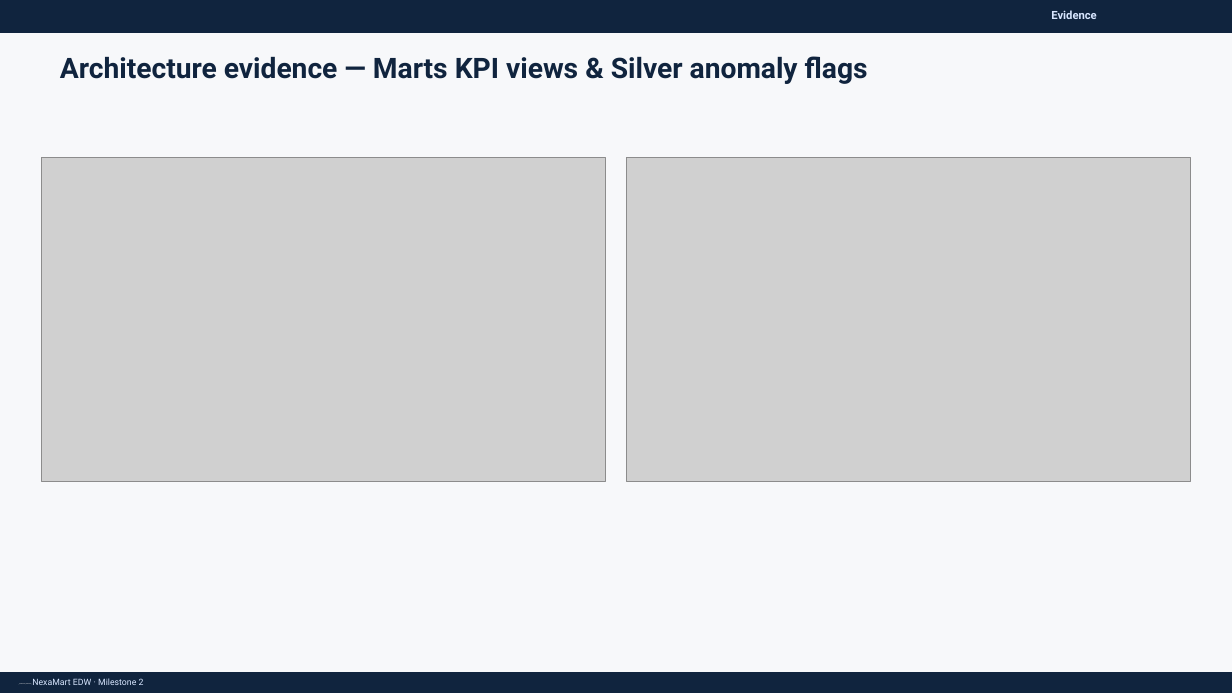
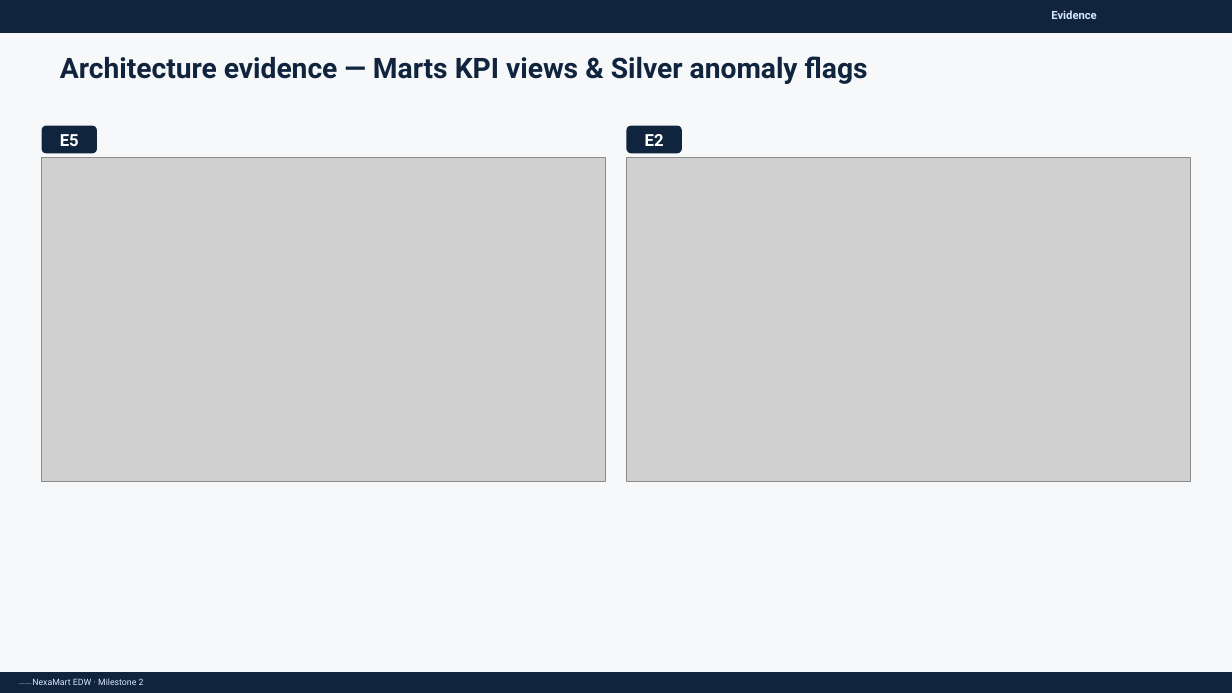
Before and after one commit to ARIF-rb/nexamart-m2, a slide deck: slide 16 of presentation/nexamart_m2_presentation.pptx. Drawn at 1232x693 pixels with LibreOffice and Linux fonts; fonts in the diff are those of the drawing; grey boxes stand for pictures. Boxes give left, top, right and bottom in pixels: in the first picture for what was removed or moved away, otherwise in the second. Text is boxed around its words. In the diff, an @@ line names an element or a change of style, - is before the commit and + after.

```diff
--- a/presentation/nexamart_m2_presentation.pptx
+++ b/presentation/nexamart_m2_presentation.pptx
@@ rounded rectangle added at [42,126,97,153], fill #10243E, 13 pt, text #FFFFFF, bold @@
+E5
@@ rounded rectangle added at [627,126,682,153], fill #10243E, 13 pt, text #FFFFFF, bold @@
+E2
```
Also in this commit, not shown: 10 other slides changed.
